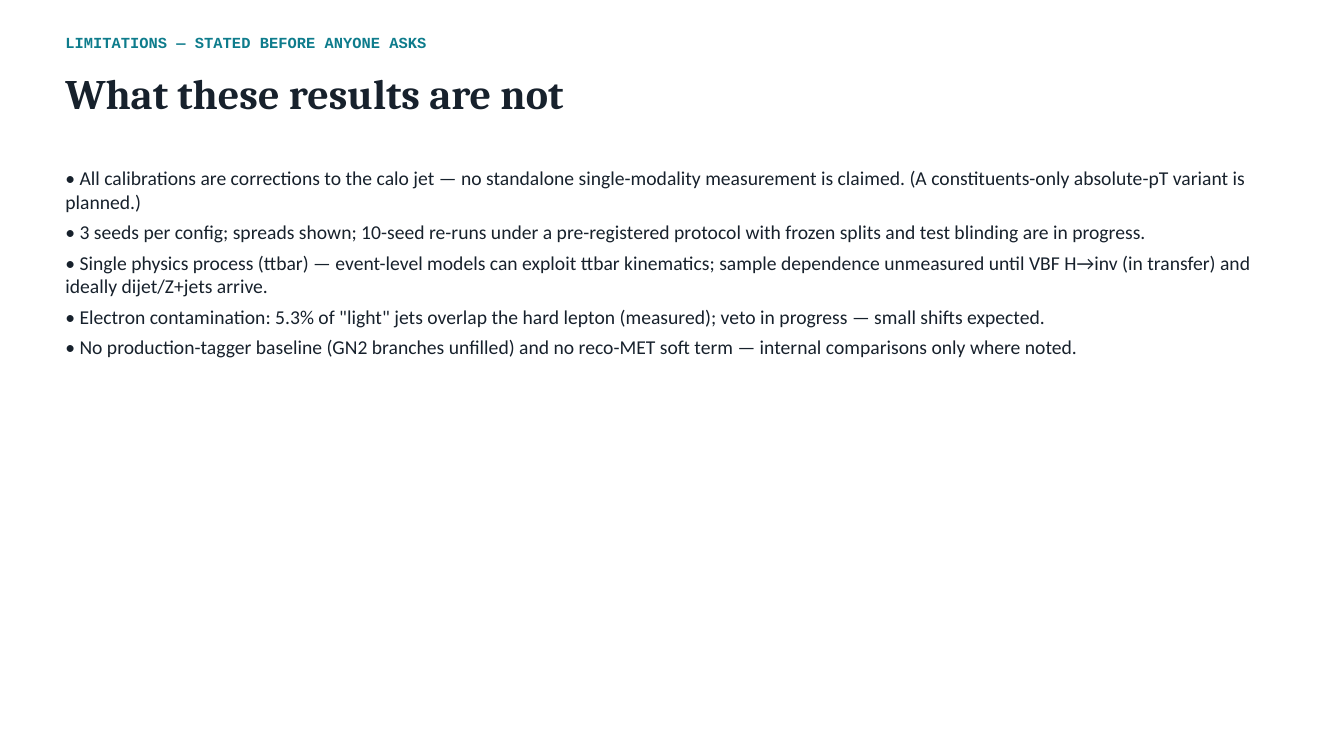
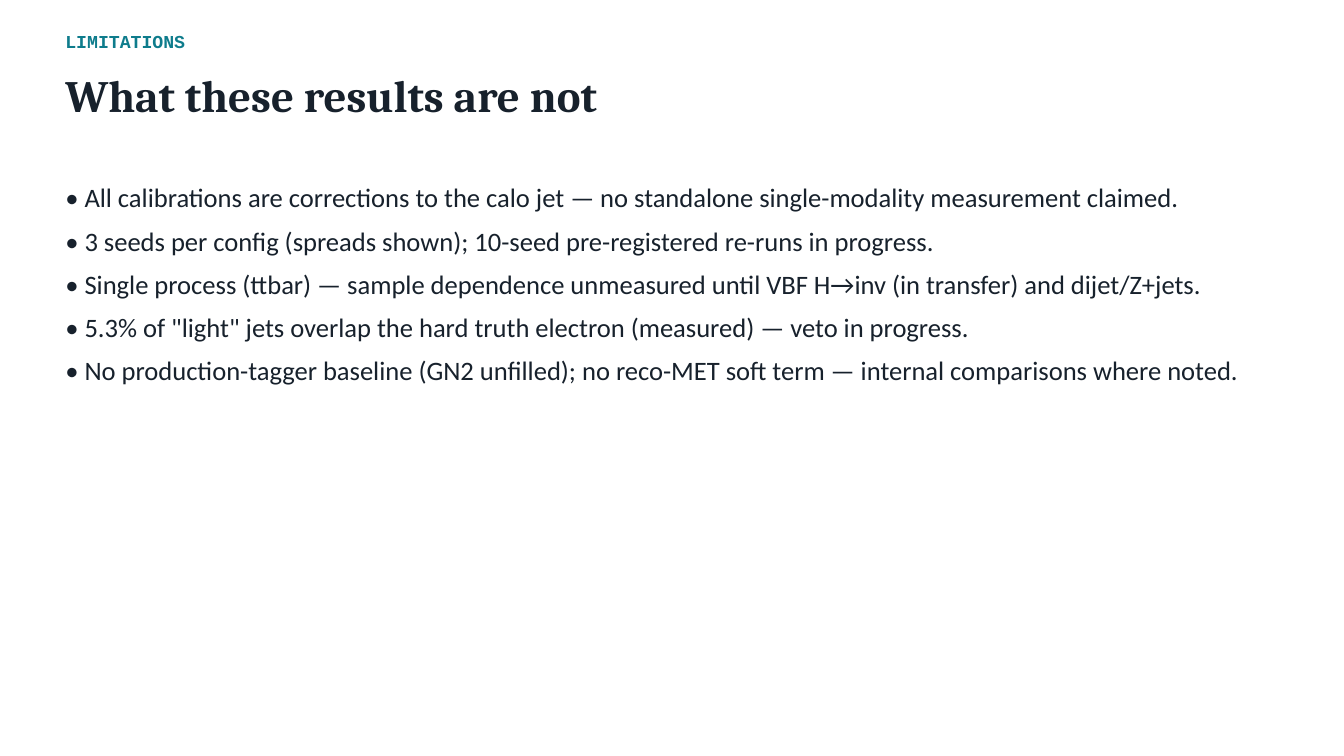
Before and after one commit to afarbin/DetectorFoundationModel, a slide deck: slide 20 of talks/2026-08-26-group-meeting/DFM_group_meeting.pptx (slide 15 before the commit). Drawn at 1344x756 pixels with LibreOffice and Linux fonts; fonts in the diff are those of the drawing. Boxes give left, top, right and bottom in pixels: in the first picture for what was removed or moved away, otherwise in the second. Text is boxed around its words. In the diff, an @@ line names an element or a change of style, - is before the commit and + after.

```diff
--- a/talks/2026-08-26-group-meeting/DFM_group_meeting.pptx
+++ b/talks/2026-08-26-group-meeting/DFM_group_meeting.pptx
@@ text at <box>65,36,185,48</box>: text changed; size 11 to 13 pt @@
-LIMITATIONS — STATED BEFORE ANYONE ASKS
+LIMITATIONS
@@ text "What these results are not" at <box>65,80,597,113</box>: size 30 to 32 pt @@
@@ text at <box>85,188,1237,385</box>: text changed; size 14 to 19 pt @@
-• All calibrations are corrections to the calo jet — no standalone single-modality measurement is claimed. (A constituents-only absolute-pT variant is planned.)
-• 3 seeds per config; spreads shown; 10-seed re-runs under a pre-registered protocol with frozen splits and test blinding are in progress.
-• Single physics process (ttbar) — event-level models can exploit ttbar kinematics; sample dependence unmeasured until VBF H→inv (in transfer) and ideally dijet/Z+jets arrive.
-• Electron contamination: 5.3% of "light" jets overlap the hard lepton (measured); veto in progress — small shifts expected.
-• No production-tagger baseline (GN2 branches unfilled) and no reco-MET soft term — internal comparisons only where noted.
+• All calibrations are corrections to the calo jet — no standalone single-modality measurement claimed.
+• 3 seeds per config (spreads shown); 10-seed pre-registered re-runs in progress.
+• Single process (ttbar) — sample dependence unmeasured until VBF H→inv (in transfer) and dijet/Z+jets.
+• 5.3% of "light" jets overlap the hard truth electron (measured) — veto in progress.
+• No production-tagger baseline (GN2 unfilled); no reco-MET soft term — internal comparisons where noted.
```
Also in this commit, not shown: 15 other slides changed, 5 slides added.
